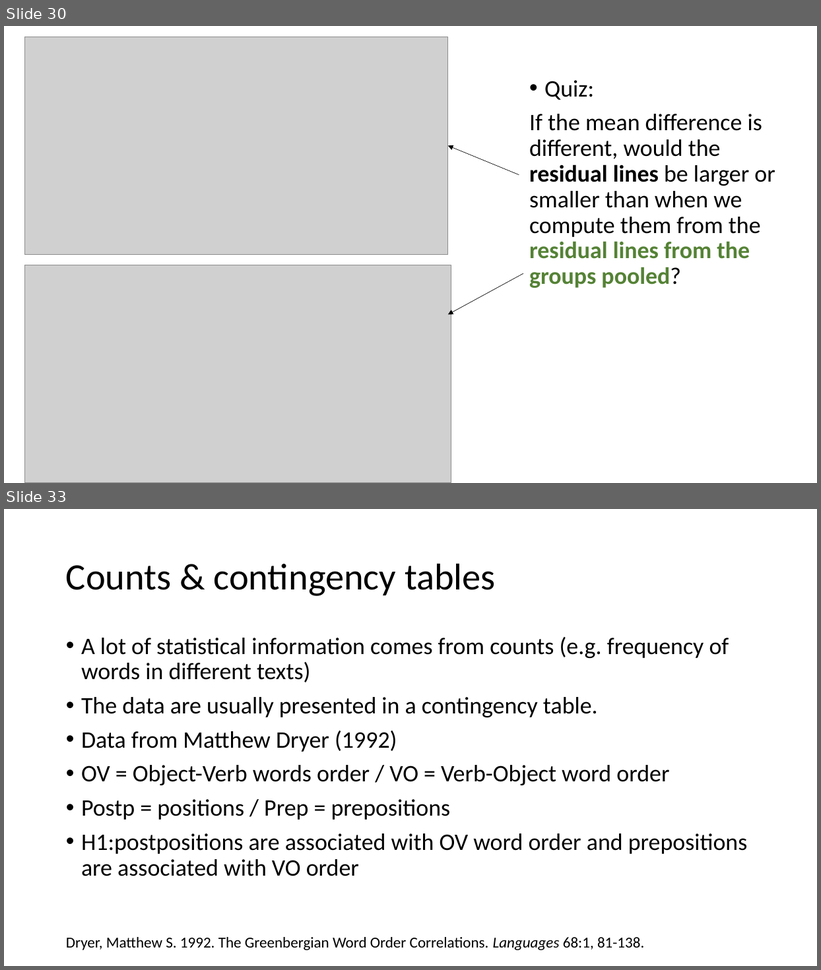
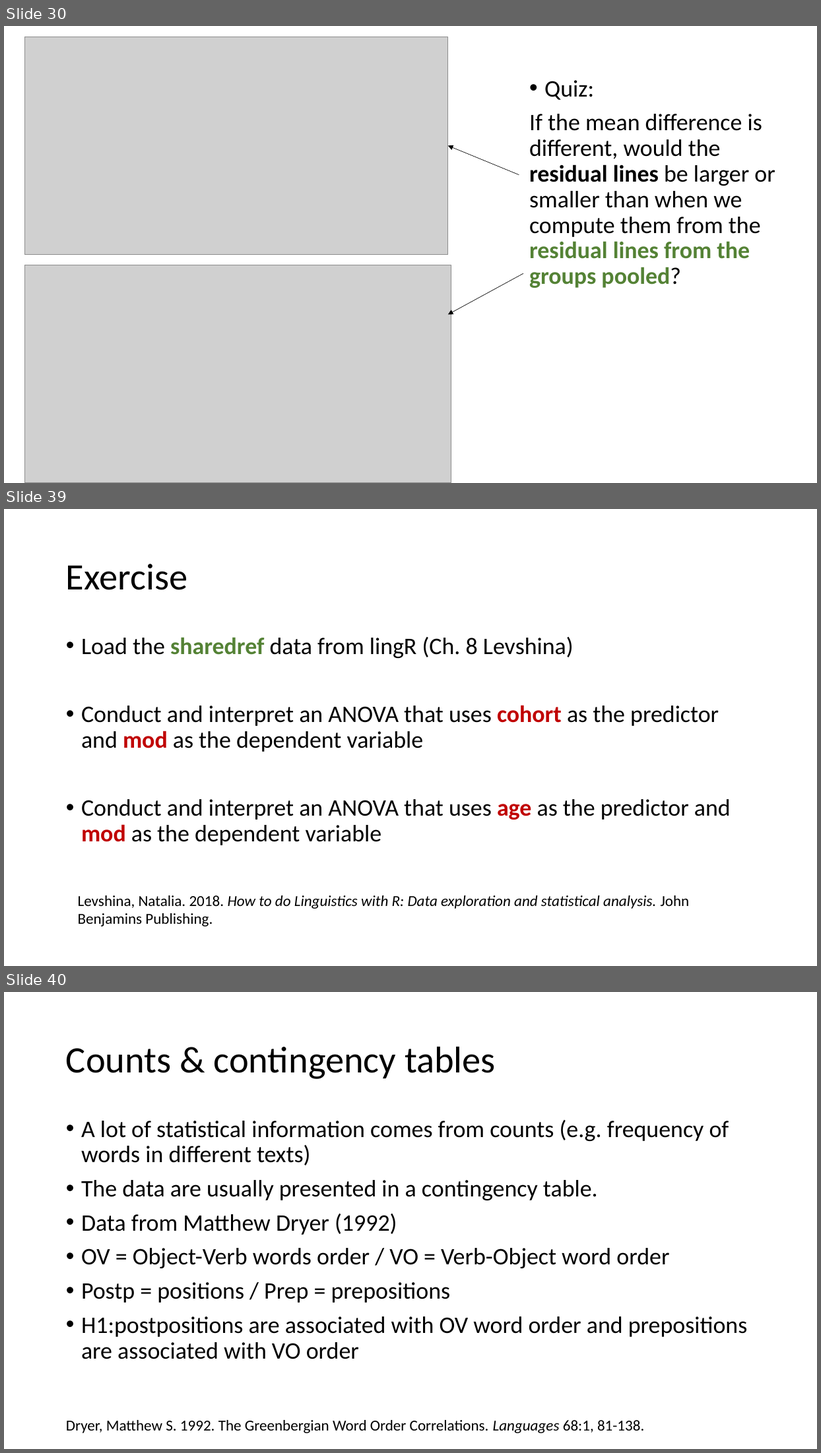
Before and after one commit to ajrtallman/StatisticsinLinguistics_FSU_2023_2024, a slide deck: 02_slides/Statistics for linguists 2023-11-29.pptx. Shown one above the other, each under a label of ours: slides 30 and 33 before the commit, slides 30, 39 and 40 after it; the slides between them are not shown. The pictures are 821x970 and 821x1453 pixels, drawn with LibreOffice and Linux fonts; fonts in the diff are those of the drawing; grey boxes stand for pictures. Boxes give left, top, right and bottom in pixels: in the first picture for what was removed or moved away, otherwise in the second. Text is boxed around its words. In the diff, an @@ line names an element or a change of style, - is before the commit and + after.

```diff
--- a/02_slides/Statistics for linguists 2023-11-29.pptx
+++ b/02_slides/Statistics for linguists 2023-11-29.pptx
@@ slide 39 added at box(4, 509, 817, 966), background #FFFFFF @@
@@ title added at box(66, 564, 187, 590), 44 pt, text #000000 @@
+Exercise
@@ text added at box(81, 637, 731, 846), 28 pt, text #000000 @@
+• Load the sharedref data from lingR (Ch. 8 Levshina)
+• Conduct and interpret an ANOVA that uses cohort as the predictor and mod as the dependent variable
+• Conduct and interpret an ANOVA that uses age as the predictor and mod as the dependent variable
@@ text added at box(78, 896, 690, 927), 18 pt, text #000000, italic @@
+Levshina, Natalia. 2018. How to do Linguistics with R: Data exploration and statistical analysis. John Benjamins Publishing.
@@ what was slide 33 is now slide 40 @@
```
Also in this commit, not shown: 16 slides changed, 7 other slides added, 1 slide removed, 29 other files.
